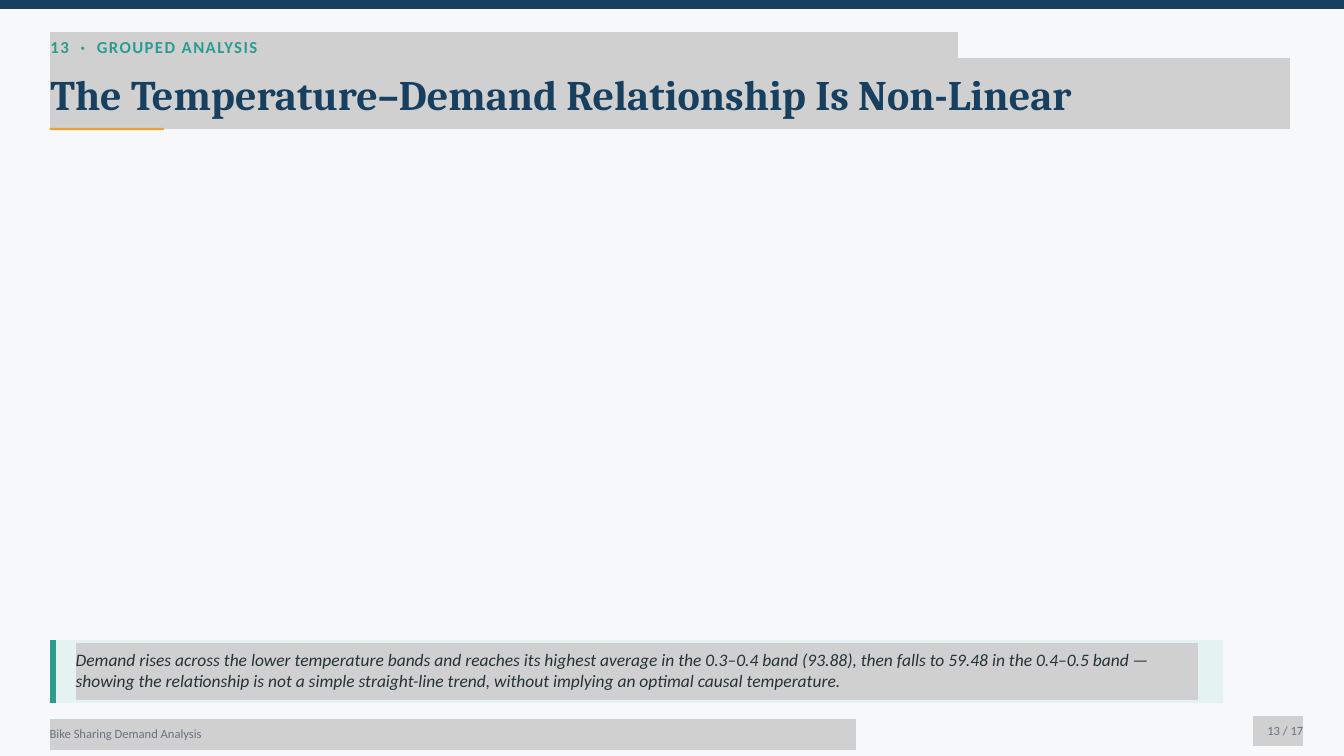
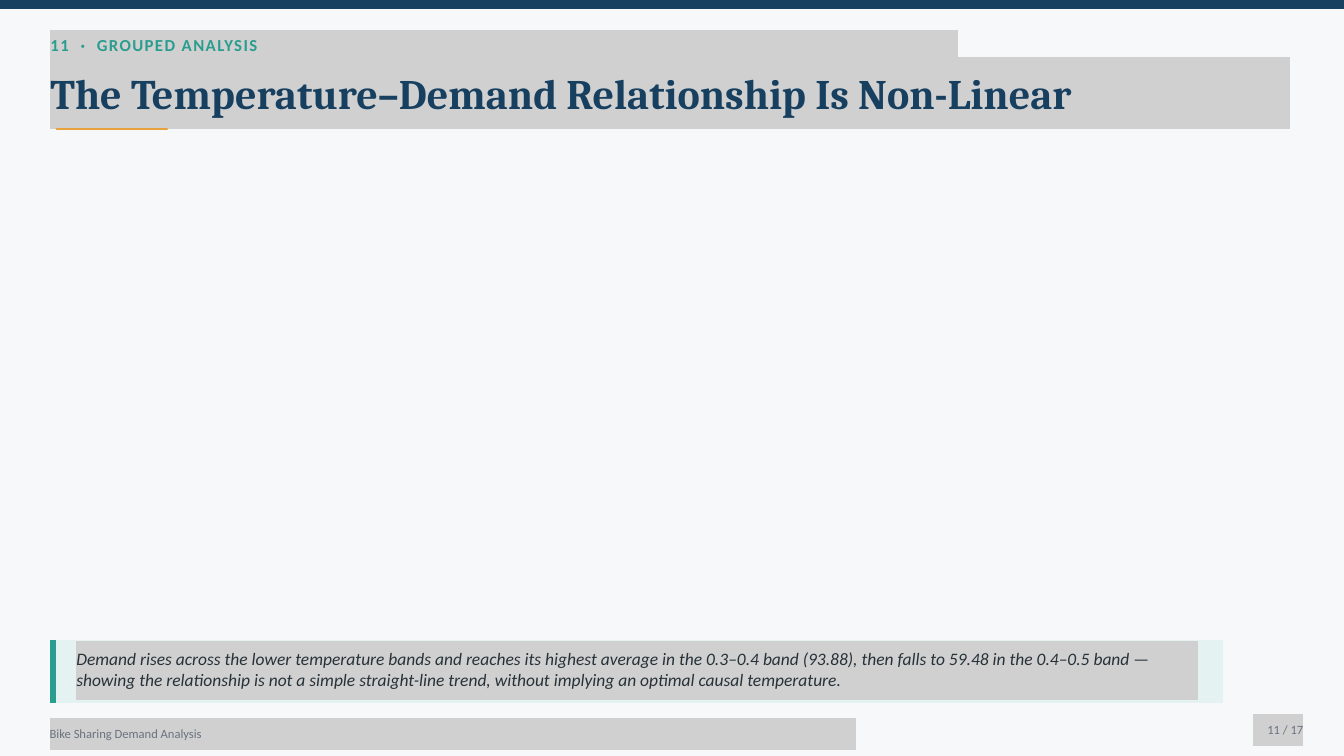
Before and after one commit to Aditi020/Bike_Sharing_Demand_Analysis, a slide deck: slide 11 of Bike_Sharing_Demand_Analysis_Presentation.pptx (slide 13 before the commit). Drawn at 1344x756 pixels with LibreOffice and Linux fonts; fonts in the diff are those of the drawing; grey boxes stand for pictures; background and template pictures are left out. Boxes give left, top, right and bottom in pixels: in the first picture for what was removed or moved away, otherwise in the second. Text is boxed around its words. In the diff, an @@ line names an element or a change of style, - is before the commit and + after.

```diff
--- a/Bike_Sharing_Demand_Analysis_Presentation.pptx
+++ b/Bike_Sharing_Demand_Analysis_Presentation.pptx
@@ text at <box>50,40,258,51</box>: text changed @@
-13 · GROUPED ANALYSIS
+11 · GROUPED ANALYSIS
@@ picture added at <box>50,30,958,62</box> @@
@@ picture added at <box>50,57,1290,129</box> @@
@@ line moved from (50, 129) - (163, 129) to (56, 129) - (167, 129) @@
@@ line (56, 129) - (167, 129): stroke #E9A23B 2.25 pt to #E9A23B 1.5 pt @@
@@ picture added at <box>77,641,1199,700</box> @@
@@ picture added at <box>1253,714,1303,746</box> @@
```
Also in this commit, not shown: 12 other slides changed, 4 slides added, 4 slides removed, 2 other files.
